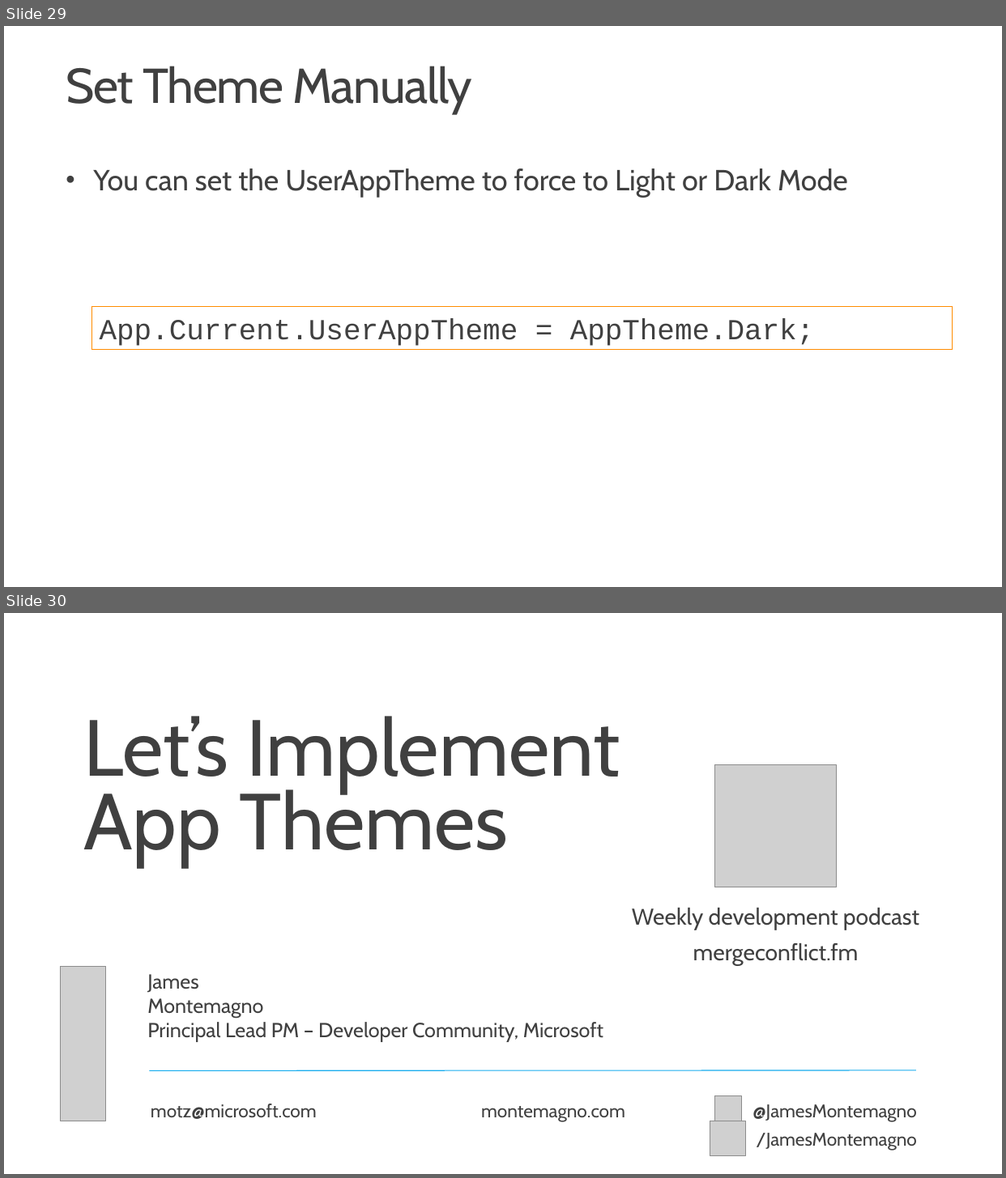
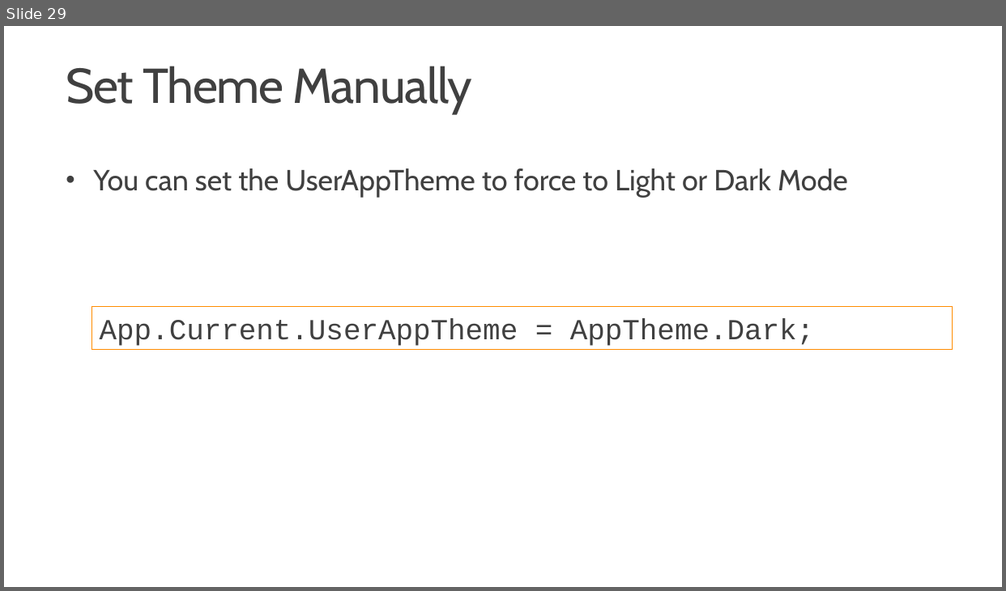
Before and after one commit to aritchie/talks, a slide deck: 2022-09-28_mauiworkshop_msftreactor/Workshop6 - App Themes.pptx. Shown one above the other, each under a label of ours: slides 29 and 30 before the commit, slide 29 after it. The pictures are 1006x1178 and 1006x591 pixels, drawn with LibreOffice and Linux fonts; fonts in the diff are those of the drawing; grey boxes stand for pictures; background and template pictures are left out. Boxes give left, top, right and bottom in pixels: in the first picture for what was removed or moved away, otherwise in the second. Text is boxed around its words. In the diff, an @@ line names an element or a change of style, - is before the commit and + after.

```diff
--- a/2022-09-28_mauiworkshop_msftreactor/Workshop6 - App Themes.pptx
+++ b/2022-09-28_mauiworkshop_msftreactor/Workshop6 - App Themes.pptx
@@ slide 30 removed at [4, 613, 1002, 1174], background #FFFFFF @@
@@ text removed at [84, 716, 620, 867] @@
-Let’s Implement
-App Themes
@@ picture removed at [714, 765, 837, 887] @@
@@ text removed at [632, 908, 919, 965] @@
-Weekly development podcast
-mergeconflict.fm
@@ picture removed at [60, 966, 106, 1122] @@
@@ text removed at [147, 974, 603, 1042] @@
-James
-Montemagno
-Principal Lead PM – Developer Community, Microsoft
@@ line removed from (149, 1071) to (917, 1071) @@
@@ picture removed at [714, 1096, 741, 1122] @@
@@ text removed at [151, 1104, 317, 1119] @@
-motz@microsoft.com
@@ text removed at [481, 1106, 625, 1122] @@
-montemagno.com
@@ picture removed at [710, 1122, 746, 1157] @@
@@ text removed at [752, 1105, 917, 1151] @@
-@JamesMontemagno
-/JamesMontemagno
```
Also in this commit, not shown: 1 slide changed, 1 slide added, 1 other file.
